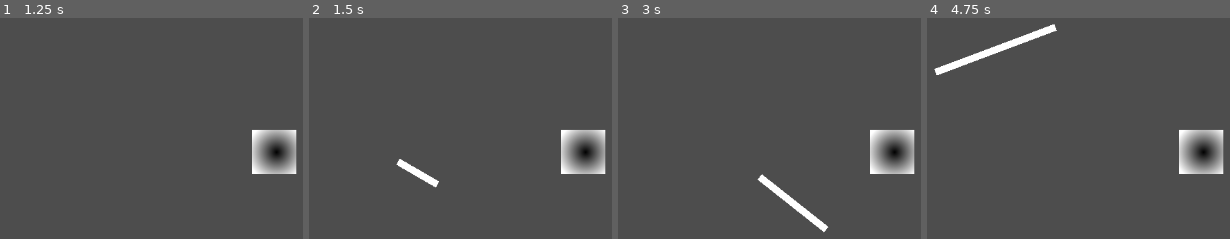
Above: before the commit, frames 1-4 (left to right).
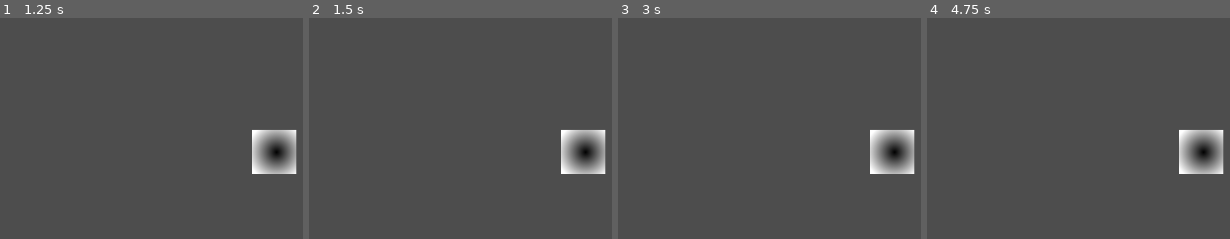
Above: after the commit, the same moments.

Repository: Dolphus2/NordicGameJam2026
Game: Godot game, scene res://scenes/game.tscn
The game is run twice, just before and just after one commit, with the same random seed, the same clock (stepped at 60 frames per second) and the same inputs.
Inputs (mouse positions are in pixels of both pictures, inside the frame that each line leads up to):
- Up to frame 1 (1.25 s): tap Enter (ui_accept) at 0.5, 0.77 s; move the mouse to (outside the picture) at 0.52 s; hold Right (ui_right) from 0.53 s (still down); click (outside the picture) at 0.67 s
- Up to frame 2 (1.5 s): release Right (ui_right) at 1.25 s; tap Enter (ui_accept) at 1.25 s; drag from (396, 161) to (518, 230) at 1.27 s
- Up to frame 3 (3 s): move the mouse to (outside the picture) at 2.02 s; hold Left (ui_left) 2.03-2.75 s; tap Enter (ui_accept) at 2.75 s; drag from (827, 230) to (627, 73) at 2.77 s
- Up to frame 4 (4.75 s): move the mouse to (outside the picture) at 3.52 s; hold Right (ui_right) 3.53-4.25 s; tap Enter (ui_accept) at 3.77, 4.25 s; drag from (936, 73) to (1054, 26) at 4.27 s

Frame 1 is identical in both runs. In frame 2, 0.5% of the frame differs, in the area x 28-43%, y 63-77%; in frame 3, 1.0%; in frame 4, 1.4%, in the area x 2-43%, y 2-26%.

Commit message:
Removed the slicer from the scene and created its own

Diff:
--- a/scenes/game.tscn
+++ b/scenes/game.tscn
@@ -1,7 +1,6 @@
 [gd_scene format=3 uid="uid://01rjvcv7a1o1"]
 
 [ext_resource type="PackedScene" uid="uid://dovur5twno2b1" path="res://scenes/player.tscn" id="1_uwrxv"]
-[ext_resource type="Script" uid="uid://dsh6rj3l6pk1g" path="res://scripts/slicer.gd" id="2_yqjtg"]
 
 [node name="Game" type="Node2D" unique_id=1375401336]
 
@@ -9,6 +8,3 @@
 position = Vector2(37, 18)
 
 [node name="Camera2D" type="Camera2D" parent="." unique_id=367364067]
-
-[node name="Line2D" type="Line2D" parent="." unique_id=1922331221]
-script = ExtResource("2_yqjtg")
--- /dev/null
+++ b/scenes/slicer.tscn
@@ -0,0 +1,6 @@
+[gd_scene format=3 uid="uid://d3ri75yx404k"]
+
+[ext_resource type="Script" uid="uid://dsh6rj3l6pk1g" path="res://scripts/slicer.gd" id="1_0ye4o"]
+
+[node name="Slicer" type="Line2D" unique_id=2086154053]
+script = ExtResource("1_0ye4o")
